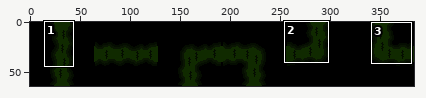
Sprite sheet -- Assets/Sprites/Tiles/Tier2/Thicket-Sheet.png. Above: a wide view before the commit, with the close-up outlined.
Close-up. The starting point:
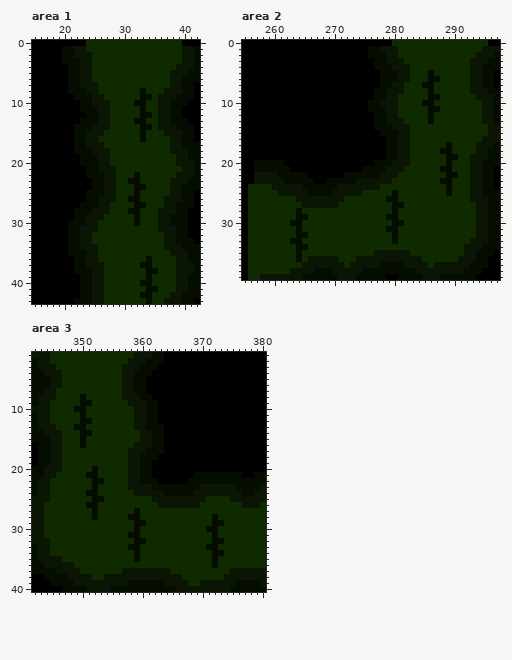
The file is 384x64 pixels. Shown: area 1: x 15..42, y 0..43; area 2: x 255..297, y 0..39; area 3: x 342..380, y 1..40. The commit also changed other parts of the picture, which this record leaves out.
Now the later version:
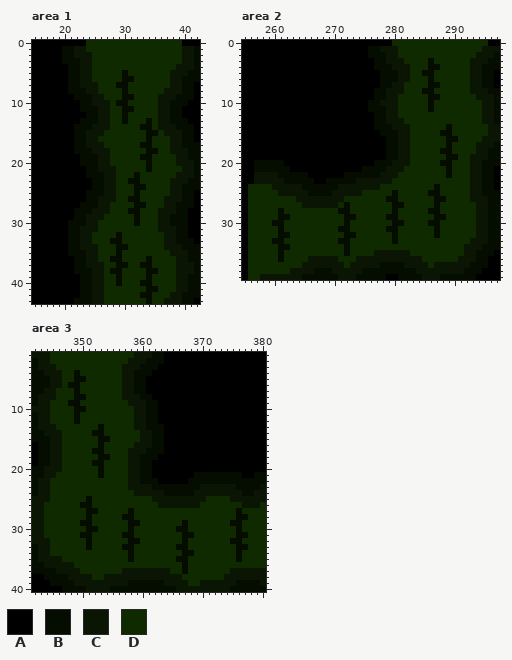
Palette (. is transparent): A #000000  B #050d01  C #0a1503  D #102a00
The exact change:
Changed rows in their new state; - is an unchanged pixel.
Area 1:
first column x 29:
 5 -B-----
 6 -BB----
 7 BB-----
 8 -B--D--
 9 -BB-DD-
10 BB-DD--
11 -BB-D--
12 -B--DD-
13 -B-DDB-
15 ----DBB
16 ----DB-
17 ----BB-
18 -----BB
19 ----BB-
20 -----B-
21 -----B-
first column x 28:
32 -B-
33 BB-
34 -BB
35 -B-
36 BB-
37 -BB
38 BB-
39 -B-
40 -B-
Area 2:
first column x 285:
 3 -B----
 4 -BB---
 5 B-----
 6 --D---
 7 D-B---
 8 B-----
10 D-----
11 --D---
12 -D----
13 -D----
14 ----B-
15 ---BB-
16 ----BB
first column x 260:
20 ----------------------------B--
21 ----------------------------D--
22 ------------------------------D
23 ----------------------------DD-
24 ---------------------------B-D-
25 --------------------------BB-D-
26 ---------------------------BB--
27 ------------B--------------B---
28 -B--D------BB-------------BB---
29 -BB-DD------BB-------------BB--
30 BB-DD-------B-------------BB---
31 -B--D------BB--------------B---
32 -BB-DD------BB-------------B---
33 BB-DD------BB------------------
34 -BB-DD------B------------------
35 -B--D-------B------------------
36 -B--D--------------------------
Area 3:
first column x 348:
 4 -B----------------------------
 5 -BB---------------------------
 6 BB----------------------------
 7 -B----------------------------
 8 -B----------------------------
 9 BBDD--------------------------
11 -BD---------------------------
12 -BDD--------------------------
13 -DD--B------------------------
14 --DDBB------------------------
15 --D--BB-----------------------
16 --D--B------------------------
17 ----BB------------------------
18 -----BB-----------------------
19 ----BB------------------------
20 ----DB------------------------
21 ---DDB------------------------
22 ----DD------------------------
23 ----D-------------------------
24 ---DD-------------------------
25 ---BDD------------------------
26 --B-D-------------------------
27 ---B------BD----------------B-
28 ---BD----B-D------------D---BB
29 --BB------B-D------B----DD-BB-
30 ---BB-----BD------BB---DD---B-
31 --BB-----B-D-------BB---D---BB
32 ---B------B-D------B----DD-BB-
33 ---B-----B-D------BB---DD---BB
34 ----------BD-------BB---DD--B-
35 ----------BD------BB----D---B-
36 -------------------B----D-----
37 -------------------B----------
